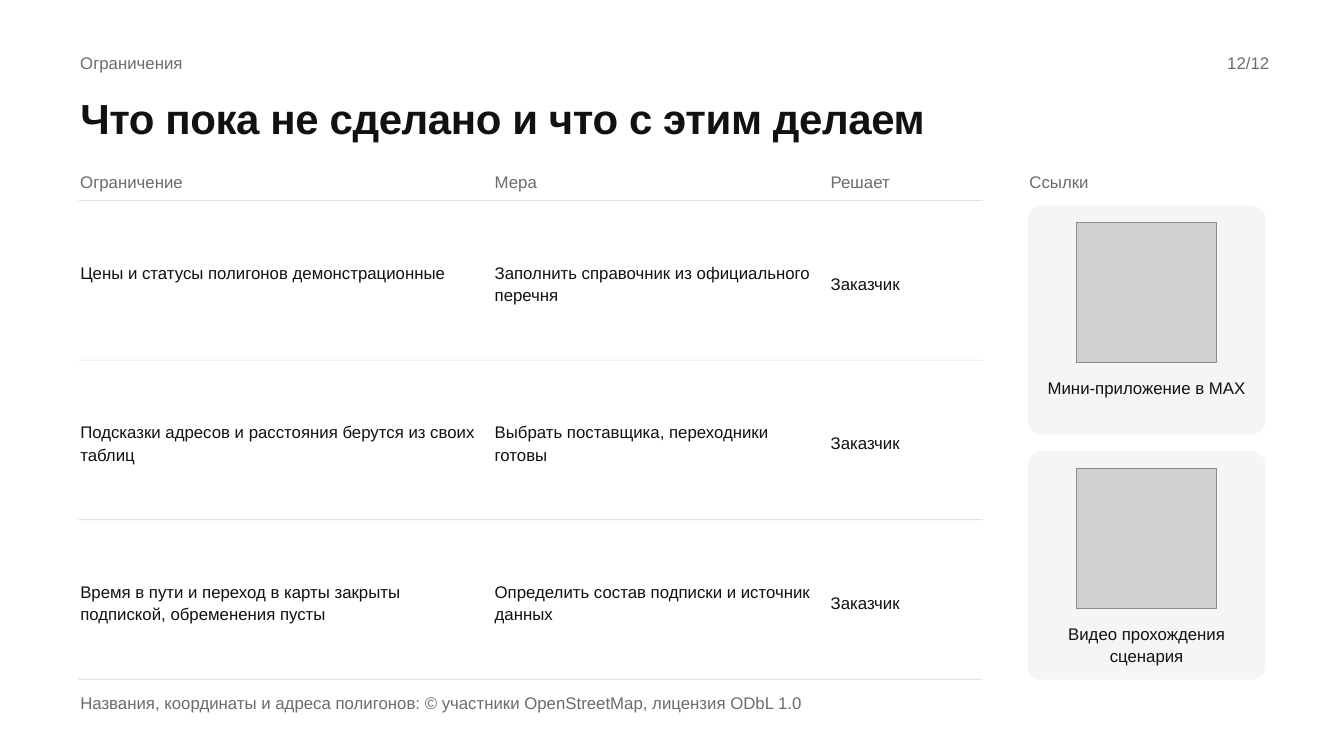
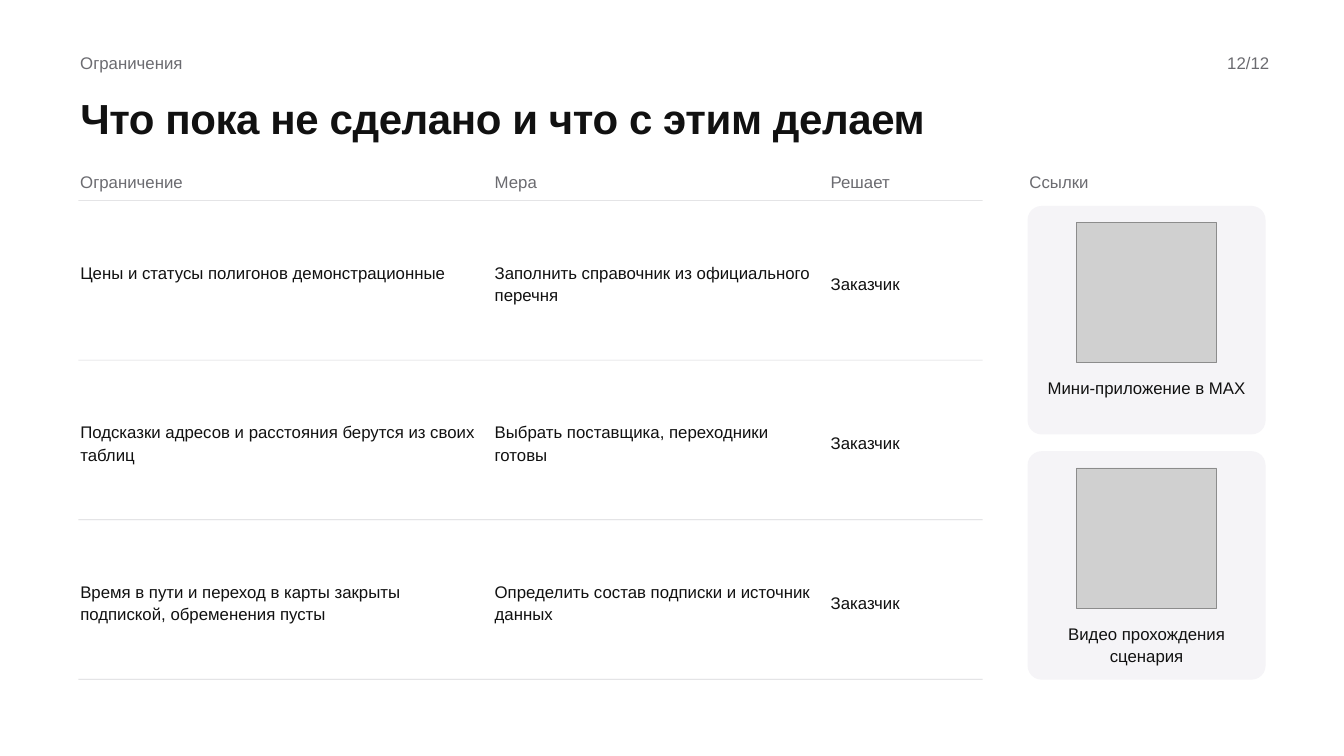
Before and after one commit to Calcifer-02/TheOdd1sOut, a slide deck: slide 12 of client/ПРЕЗЕНТАЦИЯ_ОНЛАЙН_ЭТАПА.pptx. Drawn at 1344x756 pixels with LibreOffice and Linux fonts; fonts in the diff are those of the drawing; grey boxes stand for pictures. Boxes give left, top, right and bottom in pixels: in the first picture for what was removed or moved away, otherwise in the second. Text is boxed around its words. In the diff, an @@ line names an element or a change of style, - is before the commit and + after.

```diff
--- a/client/ПРЕЗЕНТАЦИЯ_ОНЛАЙН_ЭТАПА.pptx
+++ b/client/ПРЕЗЕНТАЦИЯ_ОНЛАЙН_ЭТАПА.pptx
@@ text removed at (80,697,801,713) @@
-Названия, координаты и адреса полигонов: © участники OpenStreetMap, лицензия ODbL 1.0
```
Also in this commit, not shown: 4 other slides changed, 2 other files.
